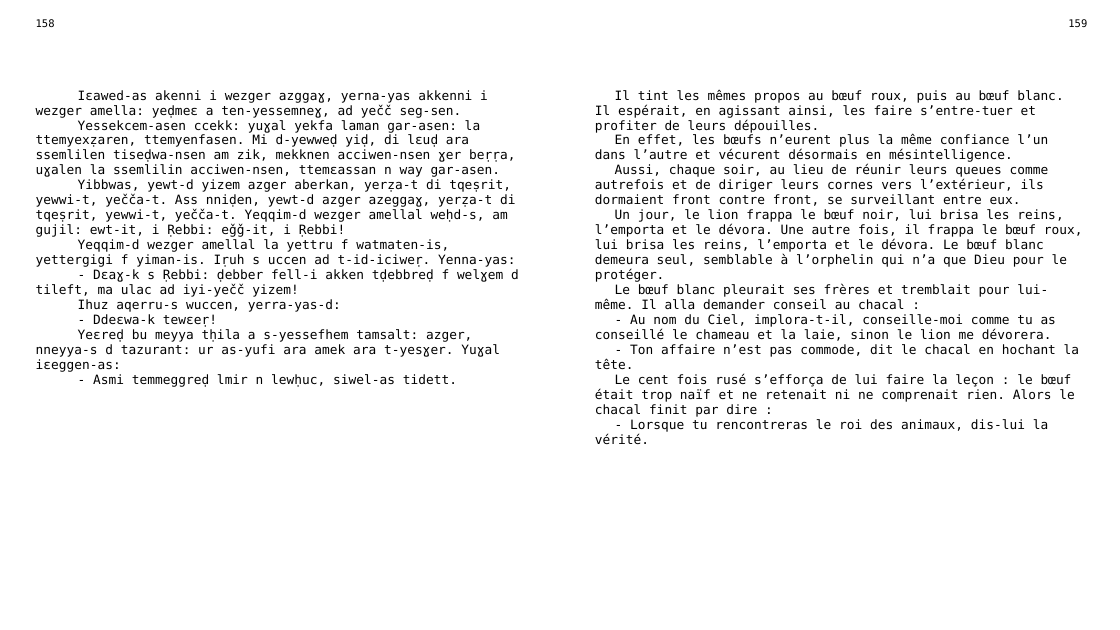
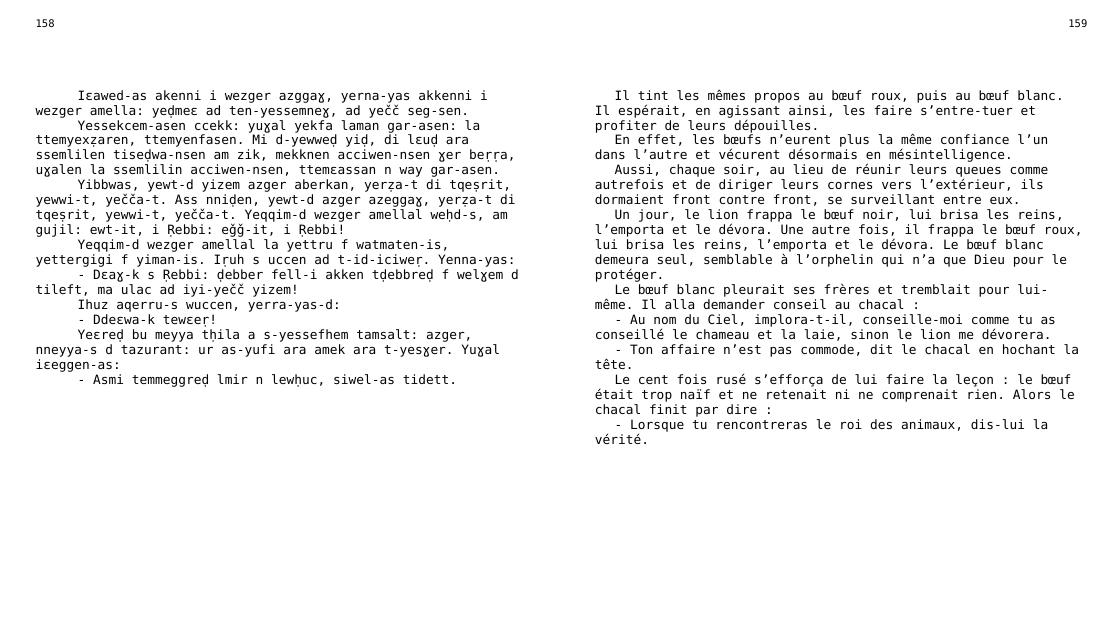
Before and after one commit to sferhah/tamacahut_n_wuccen, a slide deck: slide 61 of Uccen.ConsoleApp/uccen.pptx. Drawn at 1120x630 pixels with LibreOffice and Linux fonts; fonts in the diff are those of the drawing. Boxes give left, top, right and bottom in pixels: in the first picture for what was removed or moved away, otherwise in the second. Text is boxed around its words. In the diff, an @@ line names an element or a change of style, - is before the commit and + after.

```diff
--- a/Uccen.ConsoleApp/uccen.pptx
+++ b/Uccen.ConsoleApp/uccen.pptx
@@ table at [27, 13, 1096, 607] @@
-row 3, column 1: Iɛawed-as akenni i wezger azggaɣ, yerna-yas akkenni i wezger amella: yeḍmeɛ a ten-yessemneɣ, ad yečč seg-sen. / Yessekcem-asen ccekk: yuɣal yekfa laman gar-asen: la ttemyexẓaren, ttemyenfasen. Mi d-yewweḍ yiḍ, di lɛuḍ ara ssemlilen tiseḍwa-nsen am zik, mekknen acciwen-nsen ɣer beṛṛa, uɣalen la ssemlilin acciwen-nsen, ttemɛassan n way gar-asen. / Yibbwas, yewt-d yizem azger aberkan, yerẓa-t di tqeṣrit, yewwi-t, yečča-t. Ass nniḍen, yewt-d azger azeggaɣ, yerẓa-t di tqeṣrit, yewwi-t, yečča-t. Yeqqim-d wezger amellal weḥd-s, am gujil: ewt-it, i Ṛebbi: eǧǧ-it, i Ṛebbi! / Yeqqim-d wezger amellal la yettru f watmaten-is, yettergigi f yiman-is. Iṛuh s uccen ad t-id-iciweṛ. Yenna-yas: / - Dɛaɣ-k s Ṛebbi: ḍebber fell-i akken tḍebbreḍ f welɣem d tileft, ma ulac ad iyi-yečč yizem! / Ihuz aqerru-s wuccen, yerra-yas-d: / - Ddeɛwa-k tewɛeṛ! / Yeɛreḍ bu meyya tḥila a s-yessefhem tamsalt: azger, nneyya-s d tazurant: ur as-yufi ara amek ara t-yesɣer. Yuɣal iɛeggen-as: / - Asmi temmeggreḍ lmir n lewḥuc, siwel-as tidett.
+row 3, column 1: Iɛawed-as akenni i wezger azggaɣ, yerna-yas akkenni i wezger amella: yeḍmeɛ ad ten-yessemneɣ, ad yečč seg-sen. / Yessekcem-asen ccekk: yuɣal yekfa laman gar-asen: la ttemyexẓaren, ttemyenfasen. Mi d-yewweḍ yiḍ, di lɛuḍ ara ssemlilen tiseḍwa-nsen am zik, mekknen acciwen-nsen ɣer beṛṛa, uɣalen la ssemlilin acciwen-nsen, ttemɛassan n way gar-asen. / Yibbwas, yewt-d yizem azger aberkan, yerẓa-t di tqeṣrit, yewwi-t, yečča-t. Ass nniḍen, yewt-d azger azeggaɣ, yerẓa-t di tqeṣrit, yewwi-t, yečča-t. Yeqqim-d wezger amellal weḥd-s, am gujil: ewt-it, i Ṛebbi: eǧǧ-it, i Ṛebbi! / Yeqqim-d wezger amellal la yettru f watmaten-is, yettergigi f yiman-is. Iṛuh s uccen ad t-id-iciweṛ. Yenna-yas: / - Dɛaɣ-k s Ṛebbi: ḍebber fell-i akken tḍebbreḍ f welɣem d tileft, ma ulac ad iyi-yečč yizem! / Ihuz aqerru-s wuccen, yerra-yas-d: / - Ddeɛwa-k tewɛeṛ! / Yeɛreḍ bu meyya tḥila a s-yessefhem tamsalt: azger, nneyya-s d tazurant: ur as-yufi ara amek ara t-yesɣer. Yuɣal iɛeggen-as: / - Asmi temmeggreḍ lmir n lewḥuc, siwel-as tidett.
```
Also in this commit, not shown: 9 other slides changed, 1 other file.
